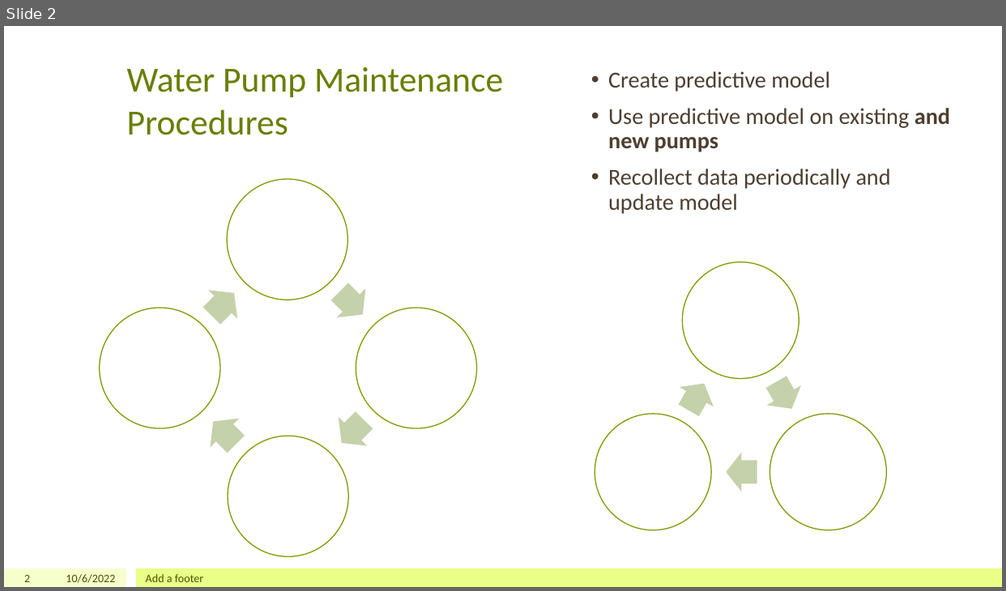
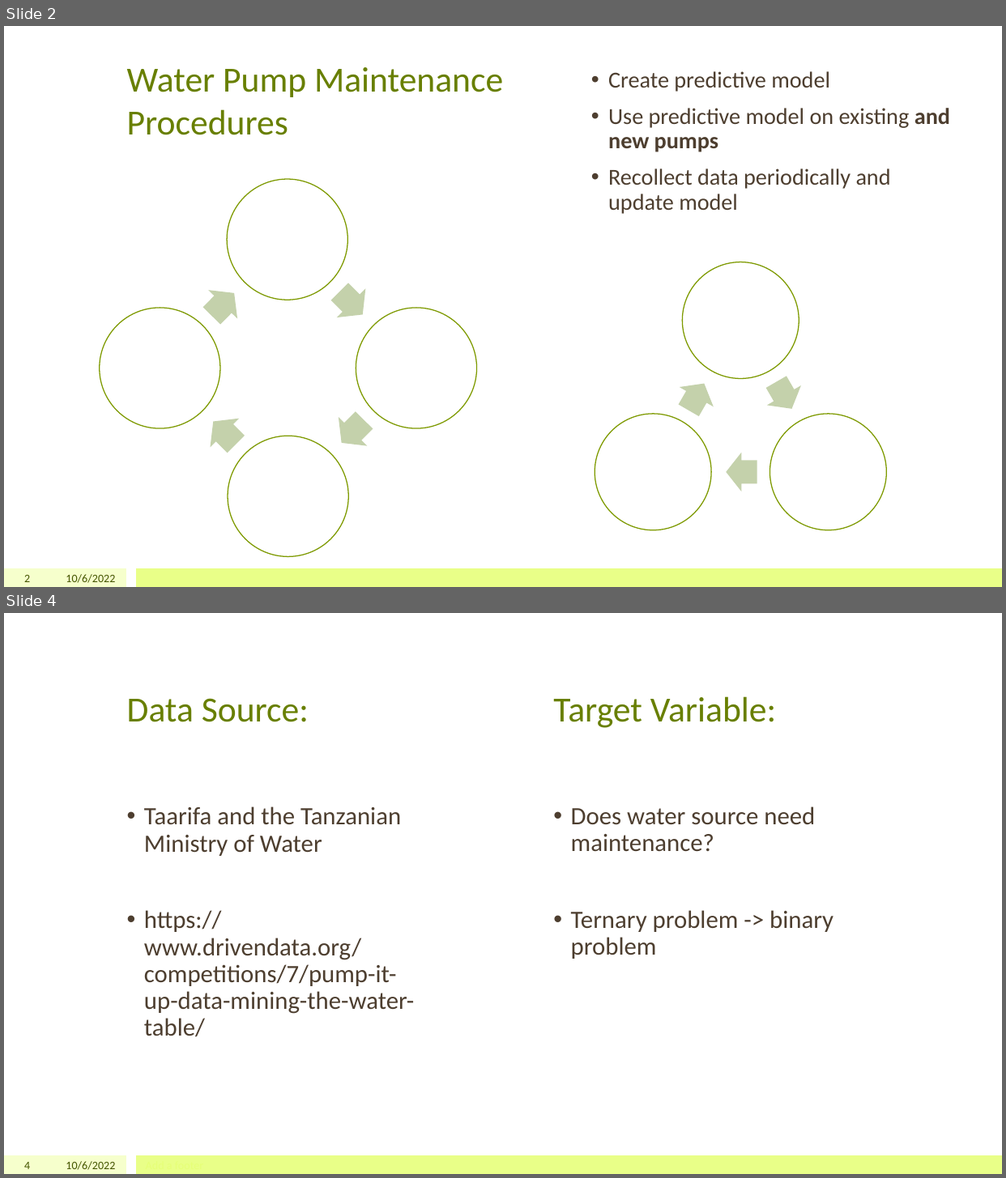
Before and after one commit to jeffreytoller/Project-3, a slide deck: A Data Science Approach to Maintaining Water Sources.pptx. Shown one above the other, each under a label of ours: slide 2 before the commit, slides 2 and 4 after it; the slides between them are not shown. The pictures are 1006x591 and 1006x1178 pixels, drawn with LibreOffice and Linux fonts; fonts in the diff are those of the drawing. Boxes give left, top, right and bottom in pixels: in the first picture for what was removed or moved away, otherwise in the second. Text is boxed around its words. In the diff, an @@ line names an element or a change of style, - is before the commit and + after.

```diff
--- a/A Data Science Approach to Maintaining Water Sources.pptx
+++ b/A Data Science Approach to Maintaining Water Sources.pptx
@@ slide 4 added at <box>4,613,1002,1174</box>, background #FFFFFF; not listed: 2 template elements that a slide beside it also shows @@
@@ title added at <box>127,698,309,722</box>, 34 pt, text #688000 @@
+Data Source:
@@ text added at <box>553,696,776,728</box>, 34 pt, text #688000 @@
+Target Variable:
@@ text added at <box>144,807,414,1037</box>, 24 pt, text #4D3E2F @@
+• Taarifa and the Tanzanian Ministry of Water
+• https://www.drivendata.org/competitions/7/pump-it-up-data-mining-the-water-table/
@@ text added at <box>571,807,833,959</box>, 24 pt, text #4D3E2F @@
+• Does water source need maintenance?
+• Ternary problem -> binary problem
@@ page number added at <box>24,1162,30,1169</box>, 11 pt, text #455500 @@
+4
@@ text added at <box>66,1161,115,1170</box>, 11 pt, text #455500 @@
+10/6/2022
@@ slide 2 changed as well @@
@@ text removed at <box>146,574,203,582</box> @@
-Add a footer
```
Also in this commit, not shown: 8 other slides changed, 1 other slide added, 2 slides removed, 4 other files.
